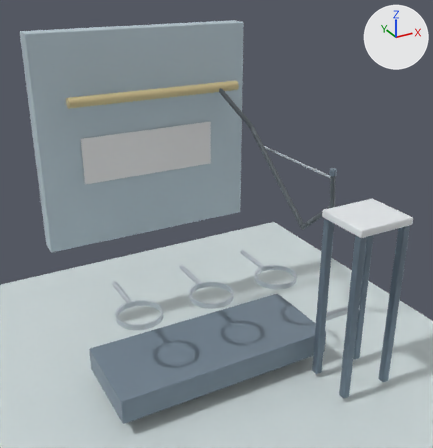
An edit to the glTF model scenes/dive_fillstation/meshes/env/workstation.glb, drawn before and after from the same camera.
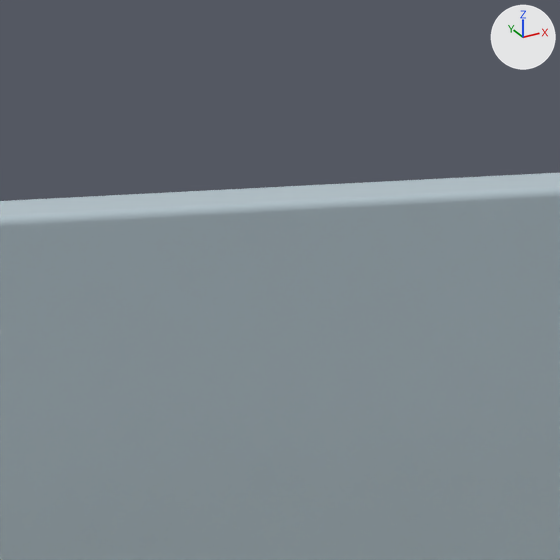
The first picture shows the older version from a 50 mm lens placed at (-1.12, -2.03, 1.83), pointed at (0.09, 0.17, 0.73). The close-ups show the older and then the newer version on the part from 22% to 39% of the width and 0% to 17% of the height of that picture. Only the edits that show in the close-ups are written down. Arrows for +X, +Y and +Z are at upper right; the lights stay in place. Where no turn or scale is listed for an object, it has been applied to the vertices.

The first close-up shows 'dive_fillstation_environment/0008_manifold_panel'.
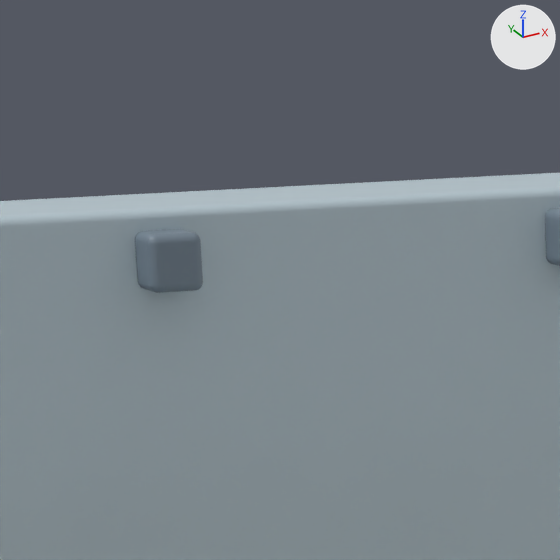
Pixel boxes [x1, y1, x2, y2] of what changed, in the close-ups (560 x 560 px):
'dive_fillstation_environment/0044_gauge_panel_mount', added: after [135, 229, 203, 293]
'dive_fillstation_environment/0045_gauge_panel_mount', added: after [545, 208, 560, 266]

Diff of the bpy script that builds the scene:
```diff
--- a/scenes/dive_fillstation/meshes/env/workstation.glb.py
+++ b/scenes/dive_fillstation/meshes/env/workstation.glb.py
@@ mat_gauge_panel_mount_material @@
+mat_gauge_panel_mount_material = principled_material('gauge_panel_mount_material')
+mat_gauge_panel_mount_material.base_color = (0.176, 0.231, 0.286)  # greyish blue #748492
+mat_gauge_panel_mount_material.roughness = 0.44
@@ me_dive_fillstation_environment_0045 @@
+me_dive_fillstation_environment_0045.from_pydata(...)  # 6064 vertices, 12124 faces; spans x 0.1225..0.1575, y 0.6935..0.7285, z 1.4975..1.5325
+me_dive_fillstation_environment_0045.materials.append(mat_gauge_panel_mount_material)  # greyish blue #748492
@@ me_dive_fillstation_environment_0044 @@
+me_dive_fillstation_environment_0044.from_pydata(...)  # 6064 vertices, 12124 faces; spans x -0.1575..-0.1225, y 0.6935..0.7285, z 1.4975..1.5325
+me_dive_fillstation_environment_0044.materials.append(mat_gauge_panel_mount_material)  # greyish blue #748492
@@ ob_dive_fillstation_environment_0045_gauge_panel_mount @@
+ob_dive_fillstation_environment_0045_gauge_panel_mount = bpy.data.objects.new('dive_fillstation_environment/0045_gauge_panel_mount', me_dive_fillstation_environment_0045)
+ob_dive_fillstation_environment_0045_gauge_panel_mount.location = (0.0, 0.0, 0.0)
@@ ob_dive_fillstation_environment_0044_gauge_panel_mount @@
+ob_dive_fillstation_environment_0044_gauge_panel_mount = bpy.data.objects.new('dive_fillstation_environment/0044_gauge_panel_mount', me_dive_fillstation_environment_0044)
+ob_dive_fillstation_environment_0044_gauge_panel_mount.location = (0.0, 0.0, 0.0)
```
